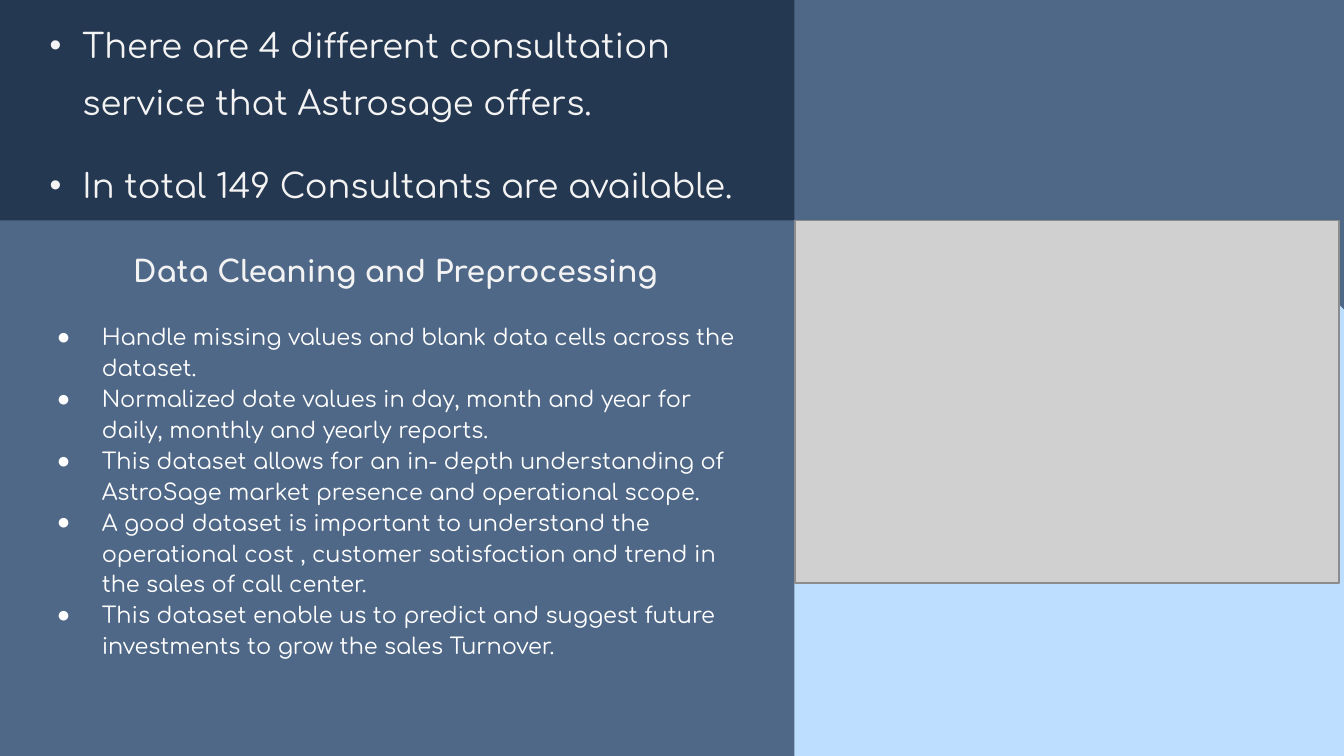
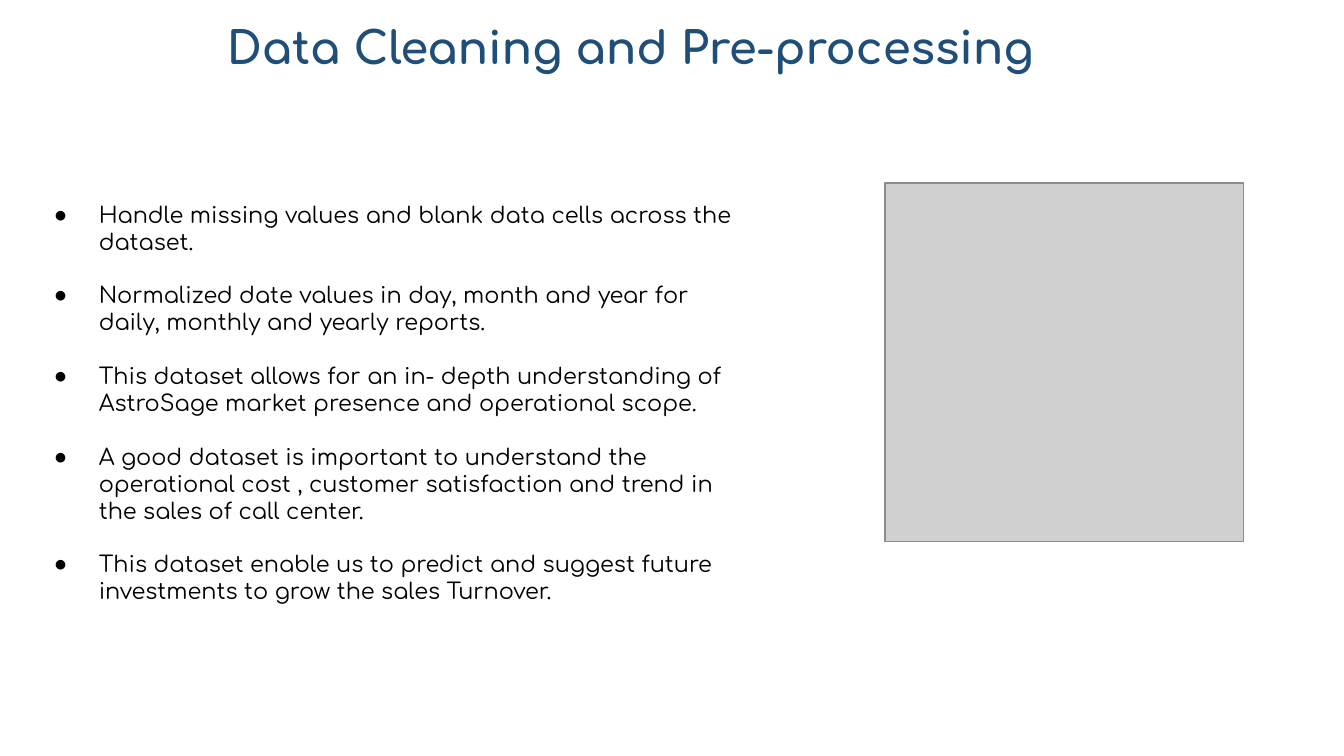
Before and after one commit to vikas9074122983/AstroSage_analysis_excel_dashboard_project, a slide deck: slide 5 of Atrosage_analysis_Vikas.pptx. Drawn at 1344x756 pixels with LibreOffice and Linux fonts; fonts in the diff are those of the drawing; grey boxes stand for pictures. Boxes give left, top, right and bottom in pixels: in the first picture for what was removed or moved away, otherwise in the second. Text is boxed around its words. In the diff, an @@ line names an element or a change of style, - is before the commit and + after.

```diff
--- a/Atrosage_analysis_Vikas.pptx
+++ b/Atrosage_analysis_Vikas.pptx
@@ background #253851 to #FFFFFF @@
@@ text added at box(227, 28, 1034, 75), 24 pt, text #1F4E79, bold @@
+Data Cleaning and Pre-processing
@@ rectangle removed at box(794, 0, 1344, 755) @@
@@ text removed at box(82, 31, 670, 123) @@
-  • There are 4 different consultation service that Astrosage offers.
@@ text "Handle missing values and blank ...": place and size @@
-text "Handle missing values and blank ..." at box(102, 258, 734, 659)
+text "Handle missing values and blank ..." at box(99, 205, 731, 604)
@@ text "Handle missing values and blank ..." at box(99, 205, 731, 604): text colour #FFFFFF to #000000; line spacing 1.15 to 1 @@
@@ text removed at box(82, 171, 732, 199) @@
-  • In total 149 Consultants are available.
@@ picture: place and size @@
-picture at box(796, 220, 1340, 583)
+picture at box(884, 183, 1243, 542)
@@ rectangle removed at box(0, 220, 1344, 756) @@
@@ snip rect removed at box(794, 220, 1344, 756) @@
@@ text at box(133, 258, 658, 289): paragraph removed @@
-Data Cleaning and Preprocessing
```
Also in this commit, not shown: 18 other slides changed, 8 slides added, 4 slides removed, 2 other files.
